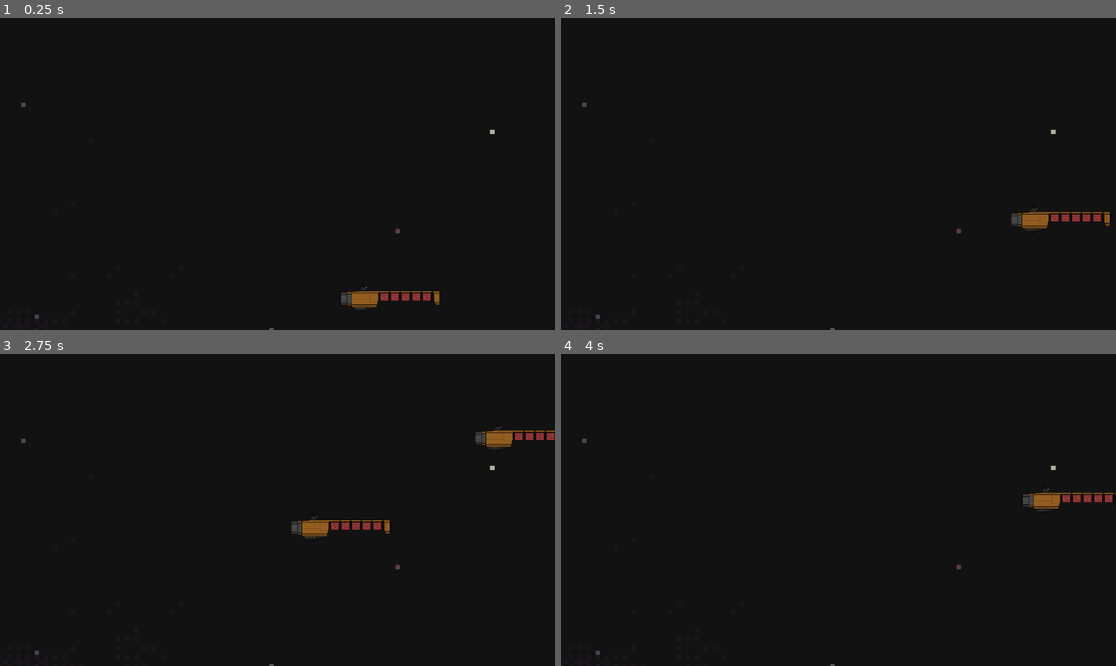
Above: before the commit, frames 1-4 (two rows, left to right).
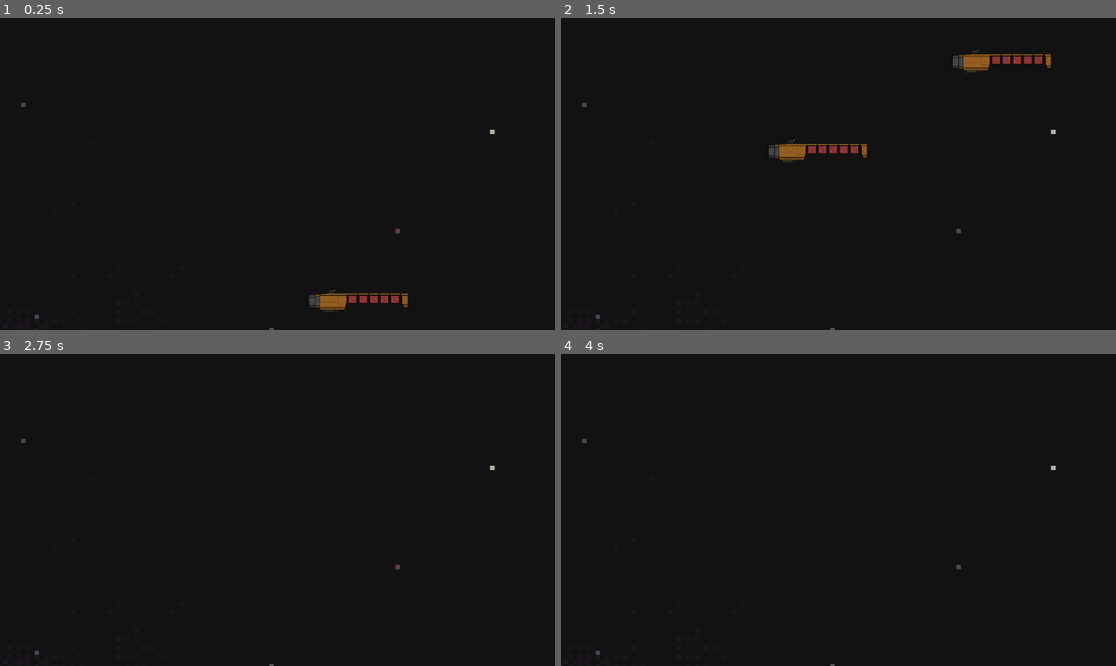
Above: after the commit, the same moments.

Repository: Bryce285/RTS-Space-Game
Game: Godot game, scene res://Scenes/main.tscn
The game is run twice, just before and just after one commit, with the same random seed, the same clock (stepped at 60 frames per second) and the same inputs.
Inputs (mouse positions are in pixels of both pictures, inside the frame that each line leads up to):
- Up to frame 1 (0.25 s): no input
- Up to frame 2 (1.5 s): move the mouse to (960, 158) at 0.52 s; hold S (camera_move_down) 0.53-1.25 s; click (960, 158) at 0.67 s; drag from (727, 189) to (810, 236) at 1.27 s
- Up to frame 3 (2.75 s): move the mouse to (333, 441) at 2.02 s; hold D (camera_move_right) from 2.03 s (still down); click (333, 441) at 2.17 s
- Up to frame 4 (4 s): release D (camera_move_right) at 2.75 s; drag from (810, 572) to (672, 463) at 2.77 s; move the mouse to (1005, 556) at 3.52 s; tap Middle mouse button (camera_pan) at 3.6 s; click (1005, 556) at 3.67 s

The runs differ from the first frame. In frame 1, 0.8% of the frame differs, in the area x 55-80%, y 86-94%; in frame 2, 1.7%, in the area x 37-99%, y 10-68%; in frame 3, 1.1%; in frame 4, 0.5%.

Commit message:
More realistic movement for enemies

Diff:
--- a/Scripts/enemy_ship_hold.gd
+++ b/Scripts/enemy_ship_hold.gd
@@ -1,6 +1,7 @@
 extends State
 class_name EnemyShipHold
 
+# This script is not necessary with more realistic movement mechanics
 @export var enemy: CharacterBody2D
 @export var speed := 300.0
 
--- a/Scripts/enemy_ship_move.gd
+++ b/Scripts/enemy_ship_move.gd
@@ -2,20 +2,21 @@
 class_name EnemyShipMove
 
 @export var enemy : CharacterBody2D
-@export var speed := 300.0
-var objective : Area2D
+@export var acceleration := 100.0
+@export var max_speed := 300.0
+
 var direction_offset
-
-func enter():
-	objective = get_tree().get_first_node_in_group("objective")
+var angle = randf() * TAU
 
 func physics_update(delta : float):
 	direction_offset = enemy.global_position - Main.formation_center
-	var direction = (objective.global_position + direction_offset) - enemy.global_position
+	var target_direction = (Vector2.RIGHT.rotated(angle) + direction_offset) - enemy.global_position
 
-	if enemy.global_position.distance_to(Main.objective_position) < 1000:
-		Transitioned.emit(self, "EnemyShipHold")
-	elif enemy.global_position.distance_to(Main.objective_position) > 25:
-		enemy.velocity = direction.normalized() * speed
-	else:
-		enemy.velocity = Vector2()
+	if target_direction.length() > 0.1:
+		var thrust_direction = target_direction.normalized()
+		enemy.velocity += thrust_direction * acceleration * delta
+
+	if enemy.velocity.length() > max_speed:
+		enemy.velocity = enemy.velocity.normalized() * max_speed
+
+	enemy.move_and_slide()
Not shown, removed: Assets/Backgrounds/Screenshot 2025-04-11 014030.png-autosave.kra
Not shown, added: Assets/Backgrounds/Screenshot 2025-04-11 014030.png~
